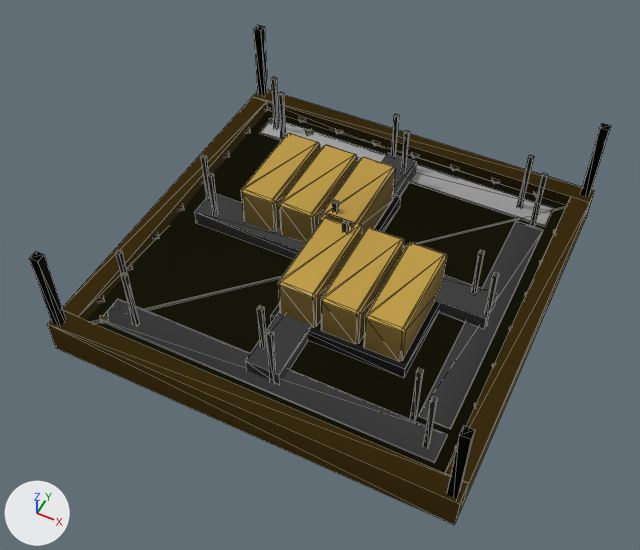
Renders of the glTF model assets/set_v5/meridian_decoy_emplacement_foundation.glb from each side of a commit.
One viewpoint serves both versions: a 50 mm camera at (2.23, -4.85, 6.0) aimed at (-0.04, -0.31, 0.32). The lights are fixed; the arrows at lower left show +X, +Y and +Z. The older version comes first. Mesh edges are drawn as thin lines. Vertices at exactly the same position are counted once.

The scene before the commit, as lines of its bpy script (objects in view):
```python
me_mesh_0 = bpy.data.meshes.new('Mesh_0')
me_mesh_0.from_pydata(...)  # 688 vertices, 930 faces; spans x -1.79..1.79, y -1.79..1.79, z 0.0..1.1
# faces by material slot: [268, 368, 50, 220, 24]
me_mesh_0.materials.append(mat_paint)
me_mesh_0.materials.append(mat_paint2)
me_mesh_0.materials.append(mat_team)
me_mesh_0.materials.append(mat_metal)
me_mesh_0.materials.append(mat_rubber)
me_mesh_1 = bpy.data.meshes.new('Mesh_1')
me_mesh_1.from_pydata(...)  # 112 vertices, 158 faces; spans x -1.79..1.79, y -1.79..1.79, z 0.0..1.1
# faces by material slot: [40, 38, 40, 40]
me_mesh_1.materials.append(mat_paint)
me_mesh_1.materials.append(mat_paint2)
me_mesh_1.materials.append(mat_team)
me_mesh_1.materials.append(mat_metal)
me_mesh_2 = bpy.data.meshes.new('Mesh_2')
me_mesh_2.from_pydata(...)  # 96 vertices, 130 faces; spans x -1.79..1.79, y -1.79..1.79, z 0.0..1.1
# faces by material slot: [40, 10, 40, 40]
me_mesh_2.materials.append(mat_paint)
me_mesh_2.materials.append(mat_paint2)
me_mesh_2.materials.append(mat_team)
me_mesh_2.materials.append(mat_metal)
# before: 40 (1.5, 1.18, 0.2) at pixel (542, 231), 41 (1.5, -1.18, 0.22) at pixel (450, 428), 42 (1.5, -1.18, 0.2) at pixel (450, 429), 43 (1.5, 1.18, 0.22) at pixel (543, 229), 44 (1.24, -1.18, 0.22) at pixel (418, 415)
# before: 45 (1.24, -1.18, 0.2) at pixel (418, 416), 46 (1.24, 1.18, 0.22) at pixel (515, 220), 47 (1.24, 1.18, 0.2) at pixel (515, 222)
ob_body = bpy.data.objects.new('body', me_mesh_0)
ob_body.parent = ob_meridian_decoy_emplacement_foundation_lod0
ob_body.location = (0.0, 0.0, 0.0)
ob_body_001 = bpy.data.objects.new('body.001', me_mesh_1)
ob_body_001.parent = ob_meridian_decoy_emplacement_foundation_lod1
ob_body_001.location = (0.0, 0.0, 0.0)
ob_body_002 = bpy.data.objects.new('body.002', me_mesh_2)
ob_body_002.parent = ob_meridian_decoy_emplacement_foundation_lod2
ob_body_002.location = (0.0, 0.0, 0.0)
```
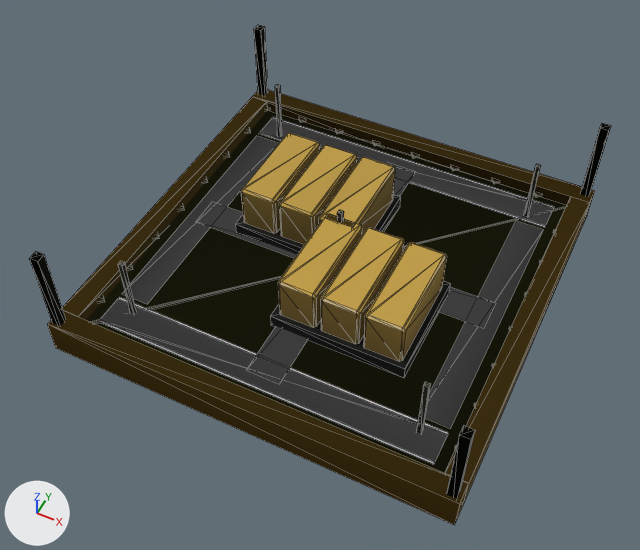
Pixel boxes [x1, y1, x2, y2] of what changed, in the pictures (640 x 550 px; the box of a moved part takes in the faces that stretch with it):
'body', reshaped: before [30, 25, 611, 472]; after [30, 25, 611, 473]
part 1 of me_mesh_0, moved or reshaped: before [271, 77, 279, 129]; after [275, 84, 282, 136]
part 2 of me_mesh_0, moved or reshaped: before [115, 250, 127, 275]; after [118, 261, 136, 314]
part 3 of me_mesh_0, moved or reshaped: before [332, 200, 339, 213]; after [337, 210, 344, 223]
part 4 of me_mesh_0, moved or reshaped: before [517, 155, 534, 208]; after [524, 164, 541, 217]
part 5 of me_mesh_0, moved or reshaped: before [410, 368, 424, 421]; after [416, 382, 431, 433]
part 6 of me_mesh_0, rebuilt (not visible afterwards): before [245, 361, 279, 384]
part 7 of me_mesh_0, deleted: before [100, 92, 548, 448]
part 8 of me_mesh_0, built on: before [100, 133, 553, 463]
part 9 of me_mesh_0, recoloured: [95, 114, 557, 467] in both
part 10 of me_mesh_1, rebuilt (not visible afterwards): before [279, 183, 409, 384]
part 11 of me_mesh_1, rebuilt: before [194, 194, 493, 327]; after [196, 203, 488, 301]
part 12 of me_mesh_1, built on: before [418, 253, 533, 429]; after [122, 133, 553, 304]
part 13 of me_mesh_2, rebuilt: before [246, 153, 417, 375]; after [248, 163, 416, 382]
part 14 of me_mesh_2, rebuilt (12% shorter): before [195, 212, 498, 328]; after [209, 226, 496, 328]
part 15 of me_mesh_2, rebuilt: before [100, 299, 442, 433]; after [98, 297, 448, 464]
part 16 of me_mesh_2, built on: before [425, 238, 540, 430]; after [130, 117, 554, 286]

What changed in the scene script:
```text
Change me_mesh_0:
    used by ob_body; parent = ob_meridian_decoy_emplacement_foundation_lod0; location = (0.0, 0.0, 0.0)
    remove me_mesh_0.from_pydata(...)  # 688 vertices, 930 faces; spans x -1.79..1.79, y -1.79..1.79, z 0.0..1.1
    add me_mesh_0.from_pydata(...)  # 544 vertices, 732 faces; spans x -1.79..1.79, y -1.79..1.79, z 0.0..1.1
    me_mesh_0 part 1: the loose piece of 8 vertices spanning x -1.41..-1.37, y 1.37..1.41, z 0.2..0.82 is moved by (0.09, -0.09, 0.0)
    me_mesh_0 part 2: the loose piece of 8 vertices spanning x -1.41..-1.37, y -1.23..-1.19, z 0.2..0.82 is moved by (0.09, -0.09, 0.0)
    me_mesh_0 part 3: the loose piece of 8 vertices spanning x -0.11..-0.07, y 0.07..0.11, z 0.2..0.82 is moved by (0.09, -0.09, 0.0)
    me_mesh_0 part 4: the loose piece of 8 vertices spanning x 1.19..1.23, y 1.37..1.41, z 0.2..0.82 is moved by (0.09, -0.09, 0.0)
    me_mesh_0 part 5: the loose piece of 8 vertices spanning x 1.19..1.23, y -1.23..-1.19, z 0.2..0.82 is moved by (0.09, -0.09, 0.0)
    me_mesh_0 part 6: the loose piece of 8 vertices spanning x -0.15..0.15, y -1.4..1.4, z 0.2..0.34 is rebuilt with 4 vertices and now spans x -0.15..0.15, y -1.4..1.4, z 0.22
    me_mesh_0 part 7: 16 loose pieces with 128 vertices, spanning x -1.51..1.41, y -1.51..1.51, z 0.2..0.82, are deleted
    me_mesh_0 part 8: 12 vertices removed from x -1.5..1.5, y -1.5..1.5, z 0.2; 4 vertices added at x -1.5..-1.24, y -1.18..1.18, z 0.22
    me_mesh_0 part 9: 195 kept faces spanning x -1.79..1.79, y -1.79..1.79, z 0.0..1.1 get new vertex colours
    other edits to the shape of me_mesh_0 do not show in these pictures
Change me_mesh_1:
    used by ob_body_001; parent = ob_meridian_decoy_emplacement_foundation_lod1; location = (0.0, 0.0, 0.0)
    remove me_mesh_1.from_pydata(...)  # 112 vertices, 158 faces; spans x -1.79..1.79, y -1.79..1.79, z 0.0..1.1
    add me_mesh_1.from_pydata(...)  # 104 vertices, 130 faces; spans x -1.79..1.79, y -1.79..1.79, z 0.0..1.1
    me_mesh_1 part 10: the loose piece of 8 vertices spanning x -0.15..0.15, y -1.4..1.4, z 0.2..0.34 is rebuilt with 4 vertices and now spans x -0.15..0.15, y -1.4..1.4, z 0.22
    me_mesh_1 part 11: the loose piece of 8 vertices spanning x -1.4..1.4, y -0.15..0.15, z 0.2..0.34 is rebuilt with 4 vertices and now spans x -1.4..1.4, y -0.15..0.15, z 0.22
    me_mesh_1 part 12
    8 vertices are removed from x -1.5..1.5, y -1.5..1.18, z 0.2
    16 faces are deleted
    8 vertices are added at x -1.5..1.5, y -1.18..1.5, z 0.22
    4 new faces join them, mat_team
Change me_mesh_2:
    used by ob_body_002; parent = ob_meridian_decoy_emplacement_foundation_lod2; location = (0.0, 0.0, 0.0)
    verts and faces of me_mesh_2; kept vertices keep their numbers, new ones are numbered from 96
    remove me_mesh_2.from_pydata(...)  # 96 vertices, 130 faces; spans x -1.79..1.79, y -1.79..1.79, z 0.0..1.1
    add me_mesh_2.from_pydata(...)  # 88 vertices, 102 faces; spans x -1.79..1.79, y -1.79..1.79, z 0.0..1.1
    me_mesh_2 part 13: the loose piece of 8 vertices spanning x -0.15..0.15, y -1.4..1.4, z 0.2..0.34 is rebuilt with 4 vertices and now spans x -0.15..0.15, y -1.4..1.4, z 0.22
    me_mesh_2 part 14: the loose piece of 8 vertices spanning x -1.4..1.4, y -0.15..0.15, z 0.2..0.34 is rebuilt with 4 vertices and now spans x -1.4..1.4, y -0.15..0.15, z 0.22
    me_mesh_2 part 15: the loose piece of 8 vertices spanning x -1.5..1.5, y -1.5..-1.24, z 0.2..0.22 is rebuilt with 4 vertices and now spans x -1.5..1.5, y -1.52..-1.22, z 0.22
    me_mesh_2 part 16
    add delete_vertices([40, 42, 45, 47])  # with the faces that use them
    add verts[96] = (1.5, 1.52, 0.22)  # pixel (554, 206)
    add verts[97] = (-1.5, 1.22, 0.22)  # pixel (258, 133)
    add verts[98] = (1.5, 1.22, 0.22)  # pixel (544, 227)
    add verts[99] = (-1.5, 1.52, 0.22)  # pixel (272, 117)
    add verts[100] = (-1.24, 1.18, 0.22)  # pixel (279, 143)
    add verts[101] = (-1.5, -1.18, 0.22)  # pixel (121, 293)
    add verts[102] = (-1.24, -1.18, 0.22)  # pixel (147, 304)
    add verts[103] = (-1.5, 1.18, 0.22)  # pixel (256, 135)
    add faces += [(96, 97, 98), (96, 99, 97), (100, 101, 102), (100, 103, 101)]  # mat_team
```
